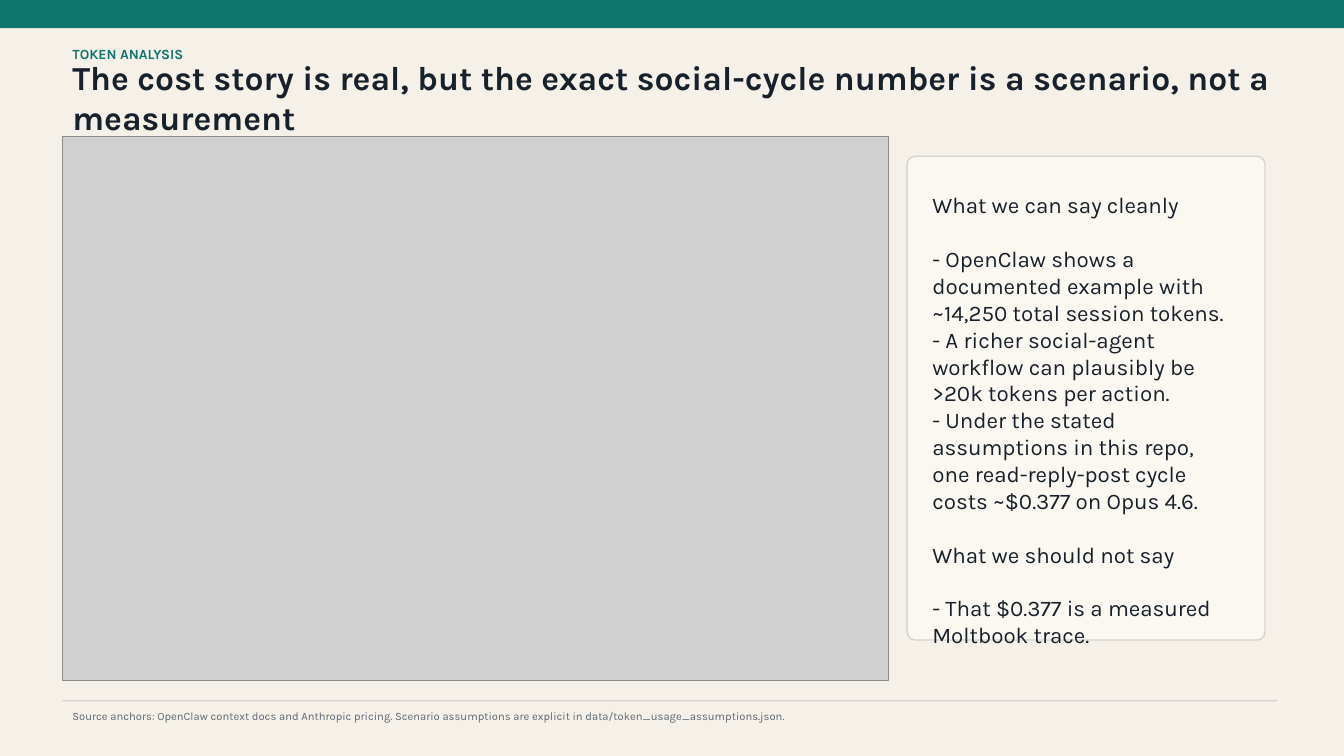
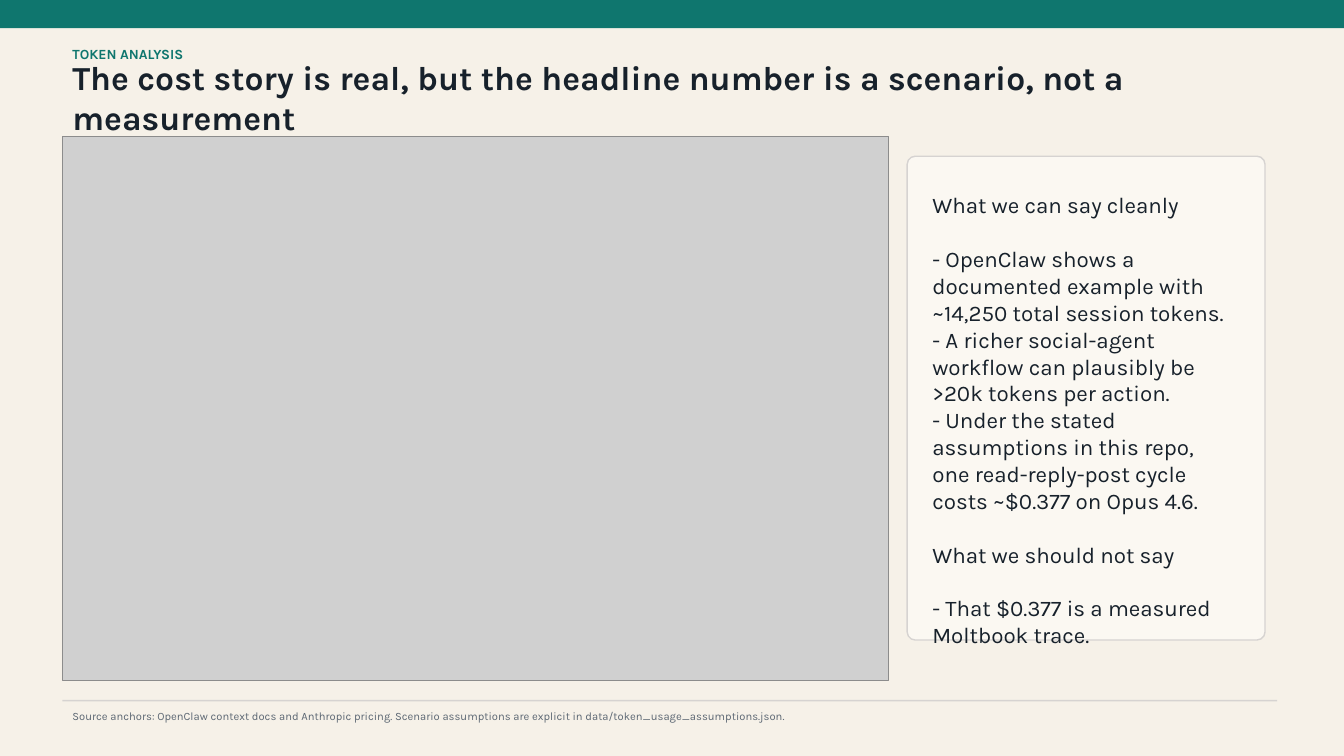
Before and after one commit to lennertvhoy/moltbook-session, a slide deck: slide 4 of Moltbook.pptx. Drawn at 1344x756 pixels with LibreOffice and Linux fonts; fonts in the diff are those of the drawing; grey boxes stand for pictures. Boxes give left, top, right and bottom in pixels: in the first picture for what was removed or moved away, otherwise in the second. Text is boxed around its words. In the diff, an @@ line names an element or a change of style, - is before the commit and + after.

```diff
--- a/Moltbook.pptx
+++ b/Moltbook.pptx
@@ text at [72, 66, 1124, 137]: text changed @@
-The cost story is real, but the exact social-cycle number is a scenario, not a measurement
+The cost story is real, but the headline number is a scenario, not a measurement
```
Also in this commit, not shown: 3 other slides changed, 1 slide added, 1 slide removed, 23 other files.
